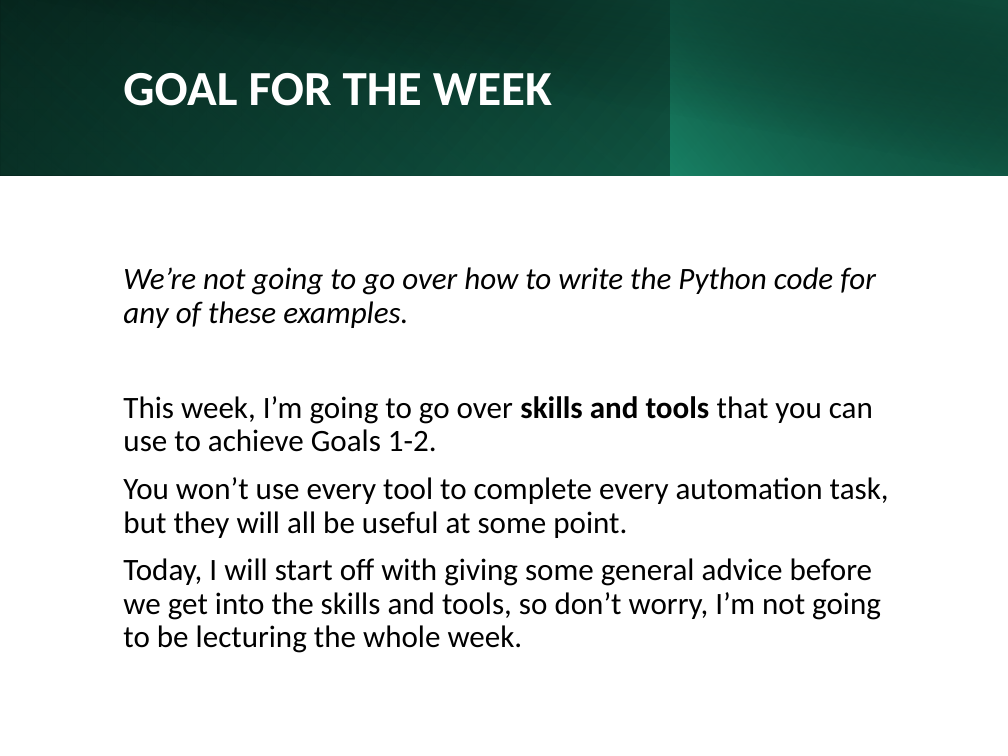
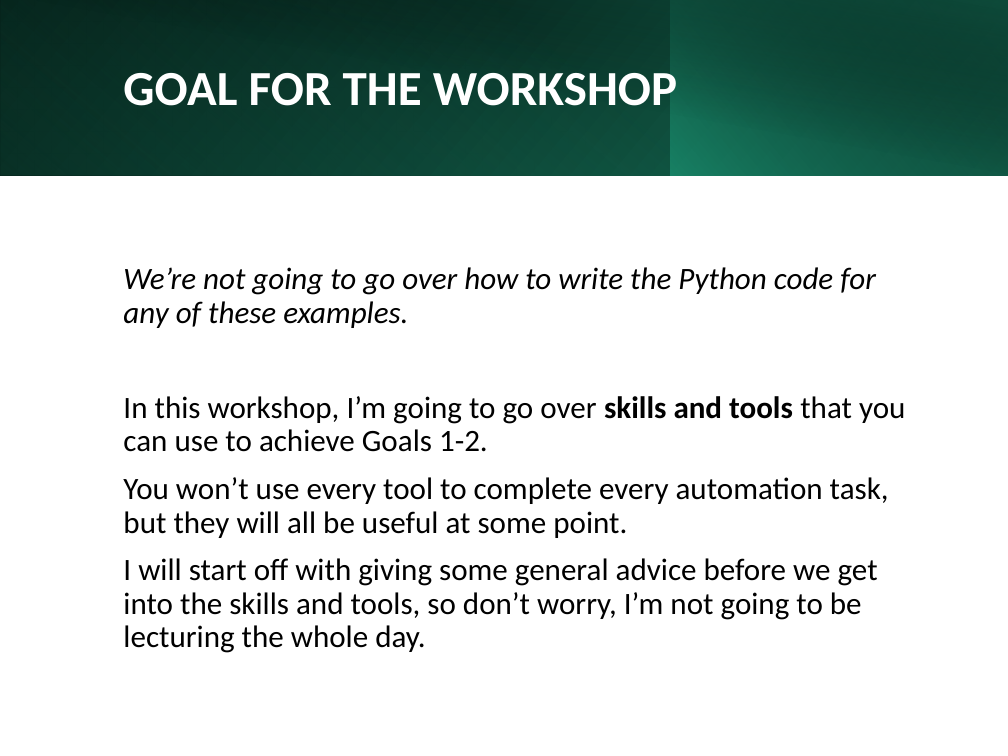
Before and after one commit to aGitHasNoName/PythonForAutomation, a slide deck: slide 6 of Day1Slides.pptx. Drawn at 1008x756 pixels with LibreOffice and Linux fonts; fonts in the diff are those of the drawing. Boxes give left, top, right and bottom in pixels: in the first picture for what was removed or moved away, otherwise in the second. Text is boxed around its words. In the diff, an @@ line names an element or a change of style, - is before the commit and + after.

Commit message:
updated for one-day workshop

```diff
--- a/Day1Slides.pptx
+++ b/Day1Slides.pptx
@@ title at <box>123,73,677,117</box>: text changed @@
-GOAL FOR THE WEEK
+GOAL FOR THE WORKSHOP
@@ text at <box>123,396,905,452</box>: text changed @@
-This week, I’m going to go over skills and tools that you can use to achieve Goals 1-2.
+In this workshop, I’m going to go over skills and tools that you can use to achieve Goals 1-2.
@@ text at <box>123,558,878,653</box>: text changed @@
-Today, I will start off with giving some general advice before we get into the skills and tools, so don’t worry, I’m not going to be lecturing the whole week.
+I will start off with giving some general advice before we get into the skills and tools, so don’t worry, I’m not going to be lecturing the whole day.
```
Also in this commit, not shown: 11 other slides changed, 12 other files.
